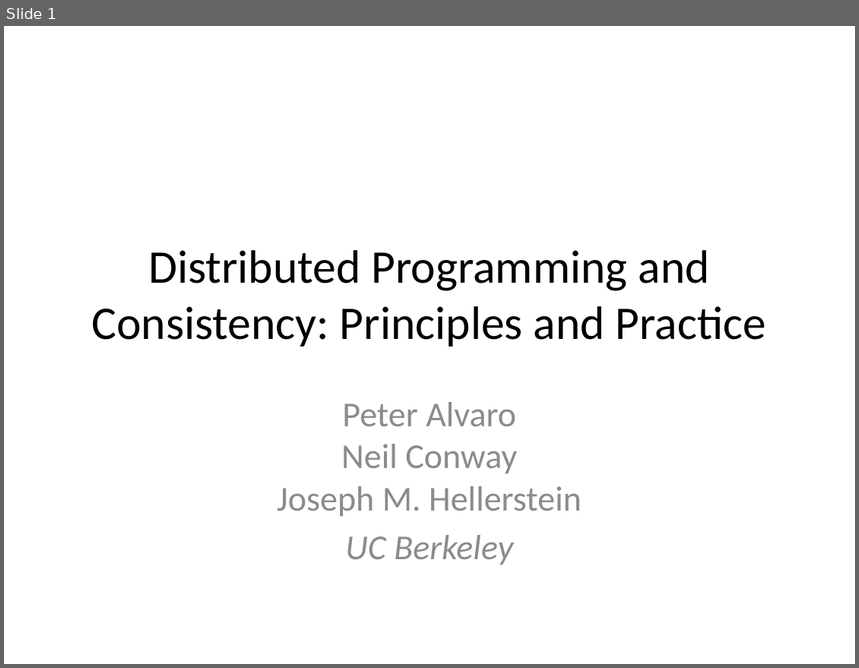
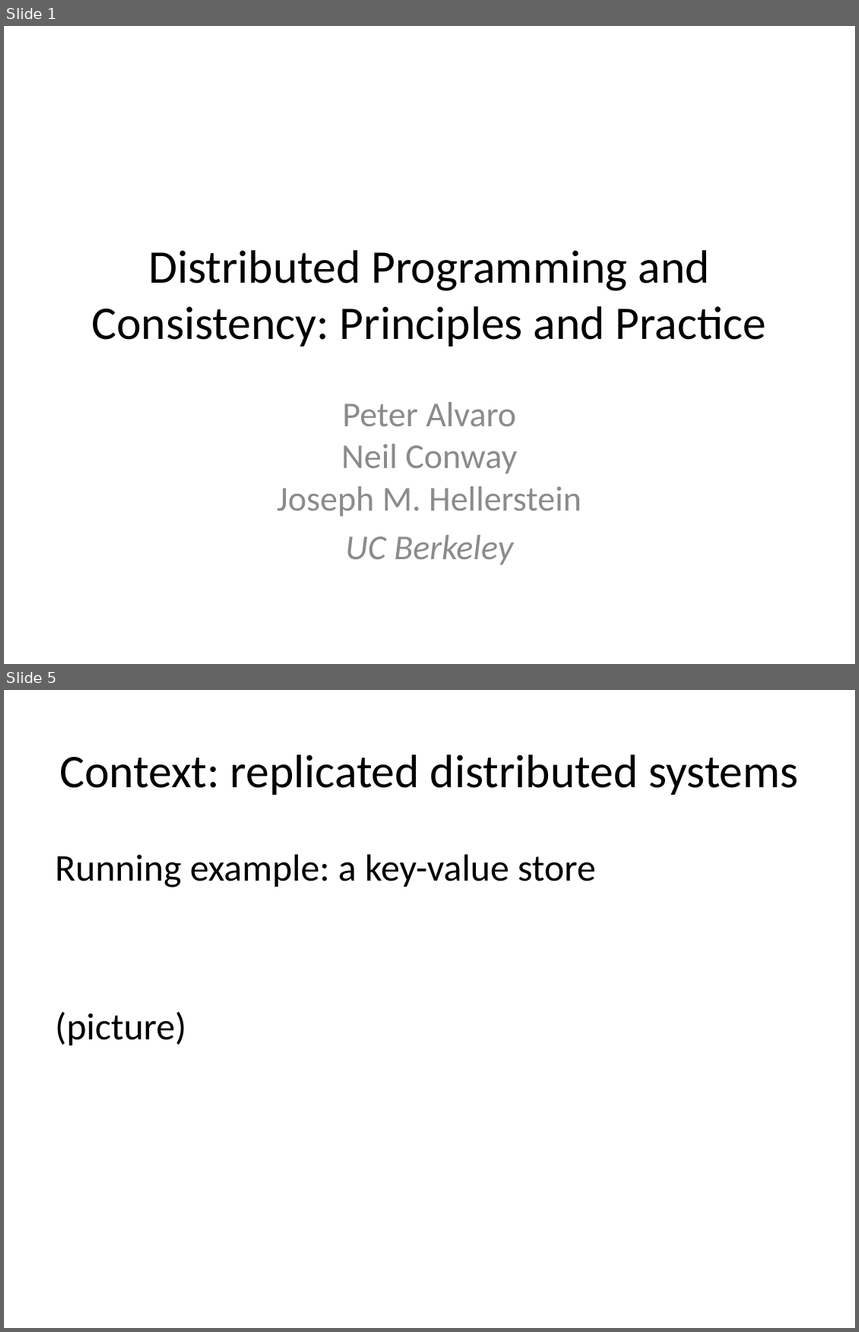
Before and after one commit to declarativitydotnet/declarativity, a slide deck: socc12-bloom-tutorial/slides/bloom-tutorial.pptx. Shown one above the other, each under a label of ours: slide 1 before the commit, slides 1 and 5 after it; the slides between them are not shown. The pictures are 859x668 and 859x1332 pixels, drawn with LibreOffice and Linux fonts; fonts in the diff are those of the drawing. Boxes give left, top, right and bottom in pixels: in the first picture for what was removed or moved away, otherwise in the second. Text is boxed around its words. In the diff, an @@ line names an element or a change of style, - is before the commit and + after.

```diff
--- a/socc12-bloom-tutorial/slides/bloom-tutorial.pptx
+++ b/socc12-bloom-tutorial/slides/bloom-tutorial.pptx
@@ slide 5 added at <box>4,690,855,1328</box>, background #FFFFFF @@
@@ title added at <box>59,755,799,795</box>, 39.6 pt, text #000000 @@
+Context: replicated distributed systems
@@ text added at <box>55,854,596,1046</box>, 32 pt, text #000000 @@
+Running example: a key-value store
+(picture)
```
Also in this commit, not shown: 48 other slides added.
